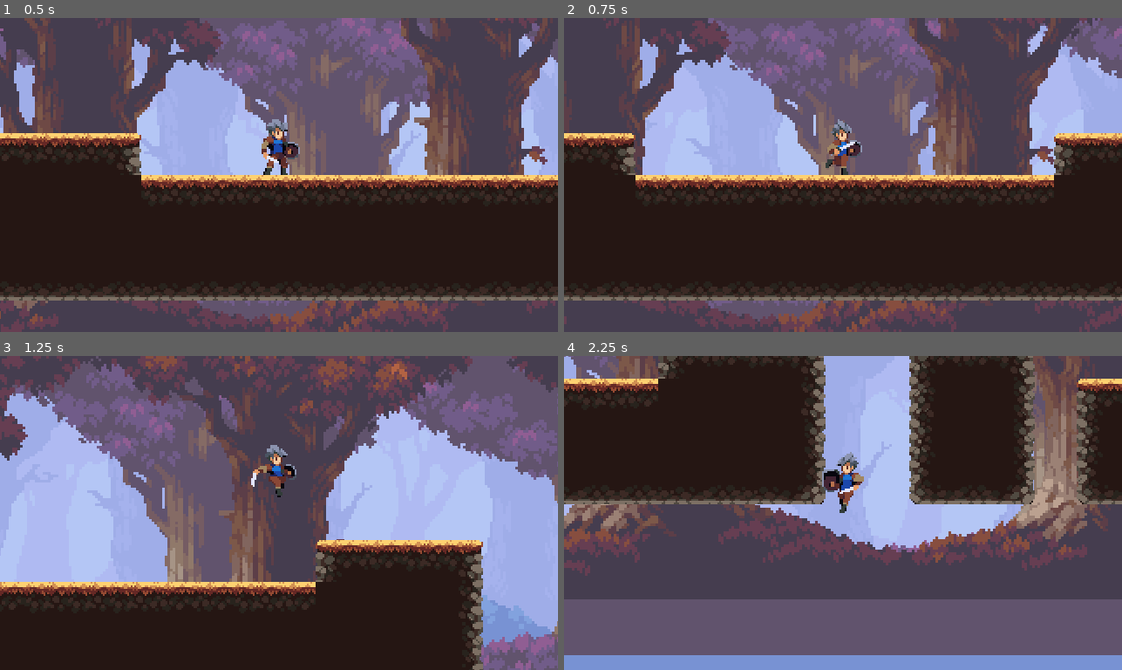
Above: before the commit, frames 1-4 (two rows, left to right).
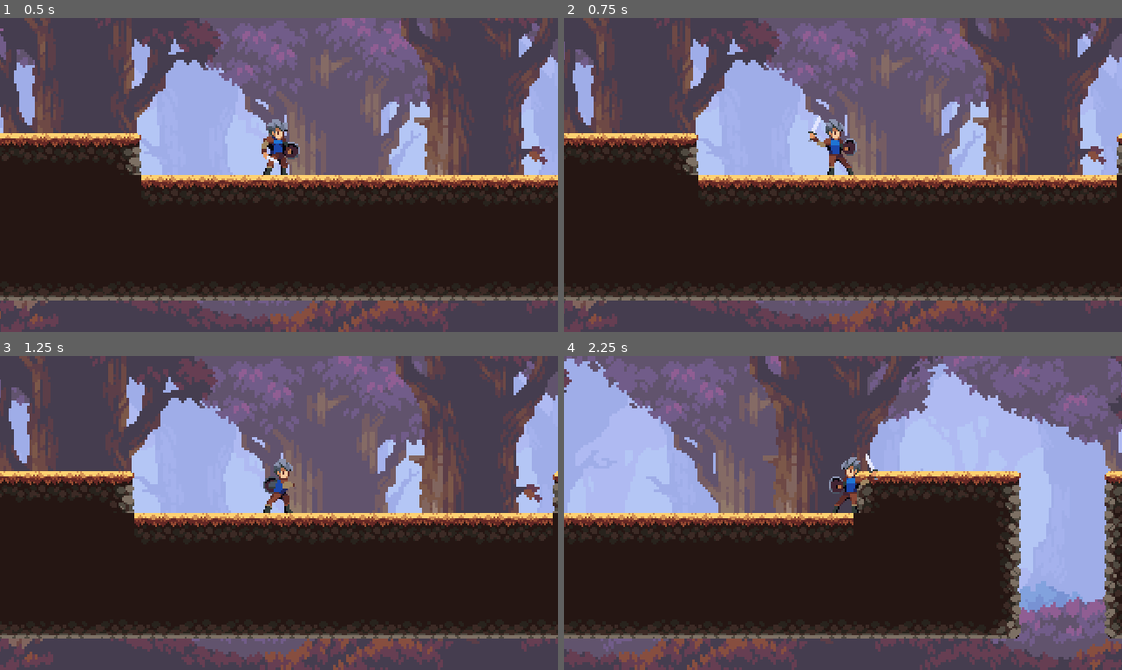
Above: after the commit, the same moments.

Repository: Sean-Warne/demo-games
Game: Godot game, scene res://scenes/world.tscn
Two runs of this game, one before a commit and one after it. Both use one fixed random seed, a clock stepped at 60 frames per second and the inputs below.
Inputs (mouse positions are in pixels of both pictures, inside the frame that each line leads up to):
- Up to frame 1 (0.5 s): no input
- Up to frame 2 (0.75 s): move the mouse to (965, 159) at 0.52 s; hold D (run_right) from 0.53 s (still down); click (965, 159) at 0.6 s
- Up to frame 3 (1.25 s): keep holding D (run_right); tap Space (jump) at 0.77, 0.8, 1.07 s
- Up to frame 4 (2.25 s): move the mouse to (731, 528) at 1.27 s; tap Space (jump) at 1.35, 1.52, 1.82 s; click (731, 528) at 1.55 s; move the mouse to (898, 443) at 2.02 s; release D (run_right) at 2.03 s; hold A (run_left) from 2.03 s (still down); click (898, 443) at 2.1 s

Frame 1 is identical in both runs. In frame 2, 34% of the frame differs, in the area x 0-100%, y 0-100%; in frame 3, 80%; in frame 4, 95%.

Commit message:
add attack state, update gitignore

Diff:
--- a/OakWoods/scenes/player.tscn
+++ b/OakWoods/scenes/player.tscn
@@ -36,6 +36,20 @@
 "transitions": PackedFloat32Array(1, 1, 1, 1, 1, 1),
 "update": 1,
 "values": [8, 9, 10, 11, 12, 13]
+}
+tracks/1/type = "method"
+tracks/1/imported = false
+tracks/1/enabled = true
+tracks/1/path = NodePath(".")
+tracks/1/interp = 1
+tracks/1/loop_wrap = true
+tracks/1/keys = {
+"times": PackedFloat32Array(0.6),
+"transitions": PackedFloat32Array(1),
+"values": [{
+"args": [],
+"method": &"attack_finish"
+}]
 }
 
 [sub_resource type="Animation" id="Animation_hmp6s"]
@@ -131,6 +145,9 @@
 "run": SubResource("Animation_ju2h6")
 }
 
+[sub_resource type="AnimationNodeAnimation" id="AnimationNodeAnimation_cjceb"]
+animation = &"attack"
+
 [sub_resource type="AnimationNodeAnimation" id="AnimationNodeAnimation_1vpt3"]
 animation = &"fall"
 
@@ -162,8 +179,14 @@
 
 [sub_resource type="AnimationNodeStateMachineTransition" id="AnimationNodeStateMachineTransition_ou5bm"]
 
+[sub_resource type="AnimationNodeStateMachineTransition" id="AnimationNodeStateMachineTransition_swkr2"]
+
+[sub_resource type="AnimationNodeStateMachineTransition" id="AnimationNodeStateMachineTransition_y8akx"]
+
 [sub_resource type="AnimationNodeStateMachine" id="AnimationNodeStateMachine_i826m"]
 states/End/position = Vector2(806, 100)
+states/attack/node = SubResource("AnimationNodeAnimation_cjceb")
+states/attack/position = Vector2(397, 236)
 states/fall/node = SubResource("AnimationNodeAnimation_1vpt3")
 states/fall/position = Vector2(585, -66)
 states/idle/node = SubResource("AnimationNodeAnimation_a8ktj")
@@ -172,8 +195,8 @@
 states/jump/position = Vector2(436, -66)
 states/run/node = SubResource("AnimationNodeAnimation_f5i31")
 states/run/position = Vector2(622, 100)
-transitions = ["Start", "idle", SubResource("AnimationNodeSt …(574 unchanged characters)… mationNodeStateMachineTransition_ou5bm")]
-graph_offset = Vector2(-24, -104)
+transitions = ["Start", "idle", SubResource("AnimationNodeSt …(574 unchanged characters)… mationNodeStateMachineTransition_ou5bm"), "idle", "attack", SubResource("AnimationNodeStateMachineTransition_swkr2"), "attack", "idle", SubResource("AnimationNodeStateMachineTransition_y8akx")]
+graph_offset = Vector2(-531, 35)
 
 [node name="player" type="CharacterBody2D"]
 collision_layer = 2
--- a/OakWoods/scripts/player.gd
+++ b/OakWoods/scripts/player.gd
@@ -1,12 +1,15 @@
 extends CharacterBody2D
 
 const SPEED = 200.0
+const ACCELERATION = 600.0
+const DEACCELERATION = 600.0
 const JUMP_VELOCITY = -300.0
 
 enum {
-	RUN,
+	MOVE,
 	JUMP,
-	FALL
+	FALL,
+	ATTACK
 }
 
 var gravity = ProjectSettings.get_setting("physics/2d/default_gravity")
@@ -21,15 +24,18 @@
 
 func _physics_process(delta):
 	# movement
-	move(delta)
+	if state != ATTACK:
+		move(delta)
 
 	match state:
-		RUN:
-			run_state()
+		MOVE:
+			move_state()
 		JUMP:
 			jump_state()
 		FALL:
 			fall_state()
+		ATTACK:
+			attack_state(delta)
 
 func move(delta):
 	# gravity
@@ -38,20 +44,23 @@
 
 	var direction = Input.get_axis("run_left", "run_right")
 	if direction:
-		velocity.x = direction * SPEED
+		velocity.x = move_toward(velocity.x, direction * SPEED, ACCELERATION*delta)
 		if direction < 0:
 			sprite_2d.flip_h = true
 		else:
 			sprite_2d.flip_h = false
 	else:
-		velocity.x = move_toward(velocity.x, 0, SPEED)
+		velocity.x = move_toward(velocity.x, 0, DEACCELERATION*delta)
 
 	if Input.is_action_just_pressed("jump"):
 		state = JUMP
 
+	if Input.is_action_just_pressed("attack") and is_on_floor():
+		state = ATTACK
+
 	move_and_slide()
 
-func run_state():
+func move_state():
 	if velocity.x:
 		animation_state.travel("run")
 	else:
@@ -71,4 +80,12 @@
 		animation_state.travel("fall")
 
 	if is_on_floor():
-		state = RUN
+		state = MOVE
+
+func attack_state(delta):
+	animation_state.travel("attack")
+	velocity.x = move_toward(velocity.x, 0, DEACCELERATION*delta)
+	move_and_slide()
+
+func attack_finish():
+	state = MOVE
Not shown: 1 places in OakWoods/scenes/player.tscn that only renumber resources
Not shown, changed: OakWoods/.gitignore
